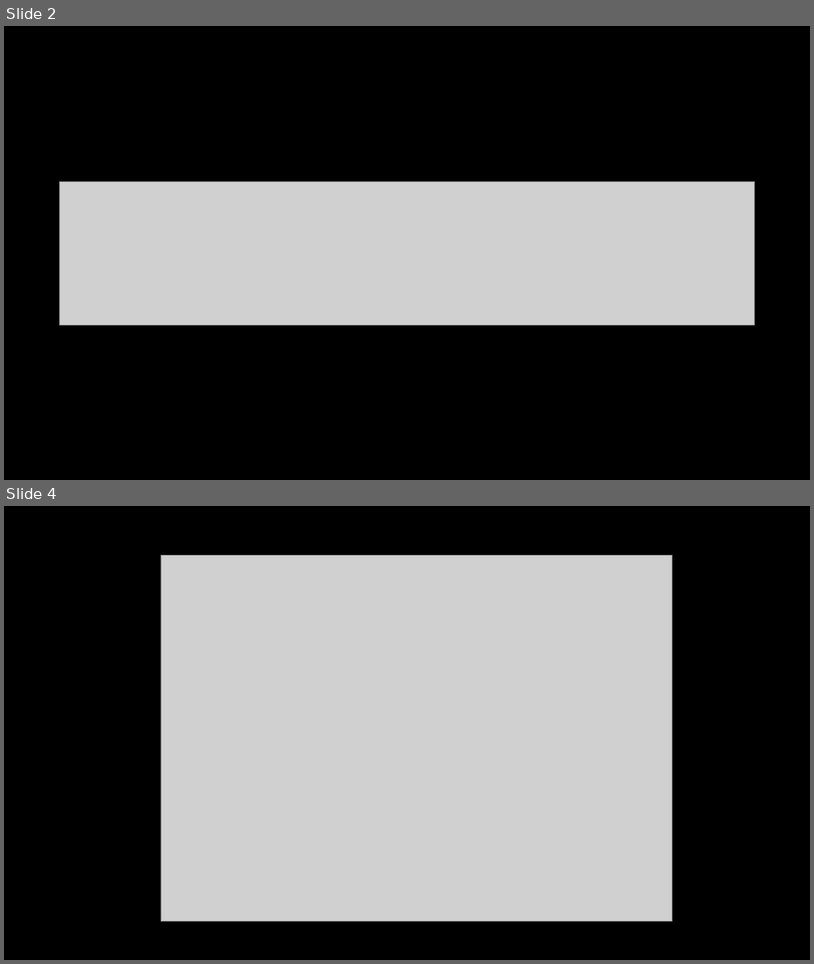
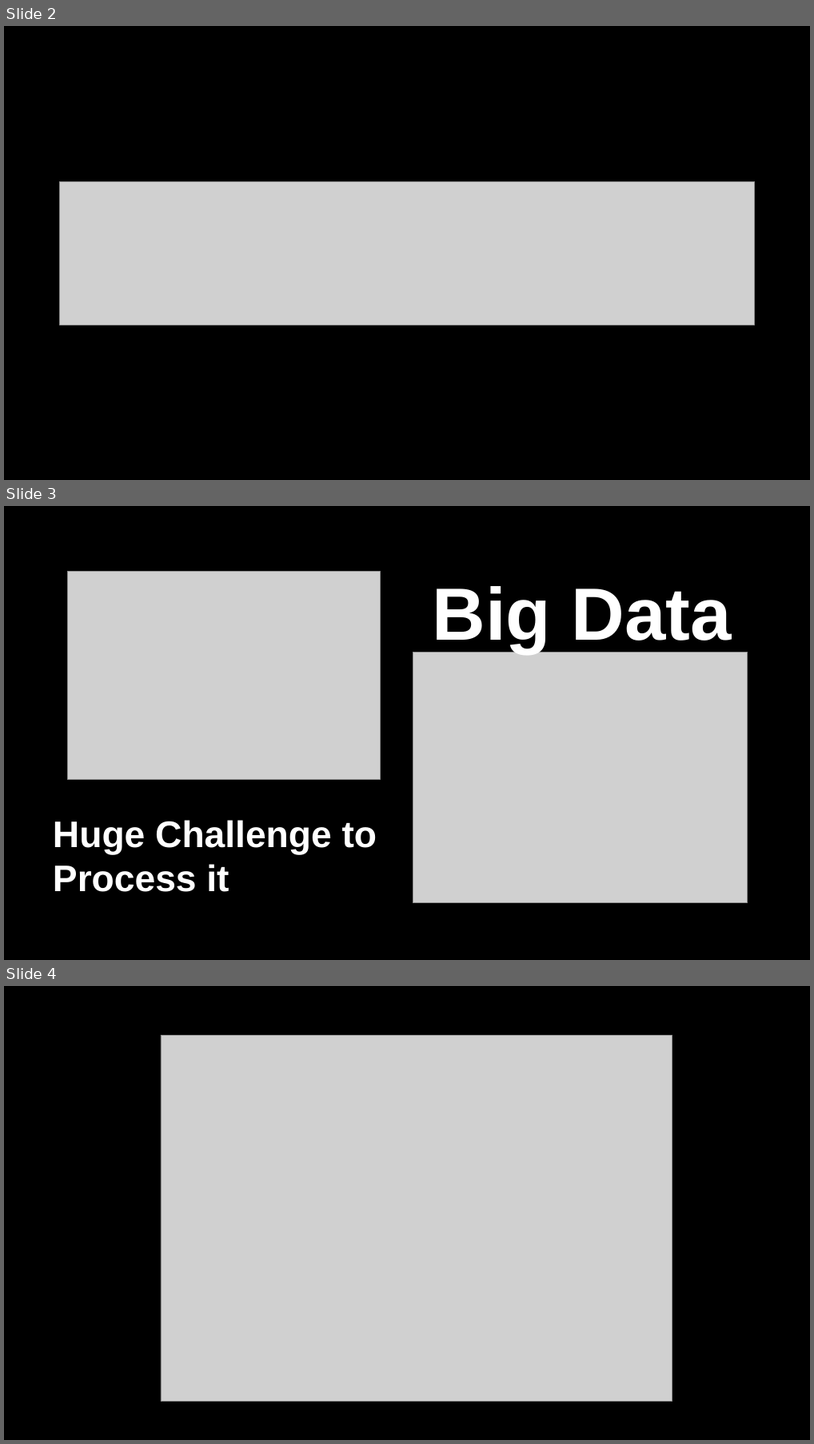
Before and after one commit to kisan101/presentation-on-MapReduce, a slide deck: map_reduce.pptx. Shown one above the other, each under a label of ours: slides 2 and 4 before the commit, slides 2, 3 and 4 after it; the slides between them are not shown. The pictures are 814x964 and 814x1444 pixels, drawn with LibreOffice and Linux fonts; fonts in the diff are those of the drawing; grey boxes stand for pictures. Boxes give left, top, right and bottom in pixels: in the first picture for what was removed or moved away, otherwise in the second. Text is boxed around its words. In the diff, an @@ line names an element or a change of style, - is before the commit and + after.

```diff
--- a/map_reduce.pptx
+++ b/map_reduce.pptx
@@ slide 3 added at [4, 506, 810, 960], background #000000 @@
@@ picture added at [67, 571, 380, 780] @@
@@ text added at [433, 586, 732, 653], 88 pt, text #FFFFFF, bold @@
+Big Data
@@ picture added at [414, 652, 748, 903] @@
@@ text added at [53, 820, 378, 892], 44 pt, text #FFFFFF, bold @@
+Huge Challenge to Process it
```
Also in this commit, not shown: 1 other slide added, 1 slide removed, 5 other files.
